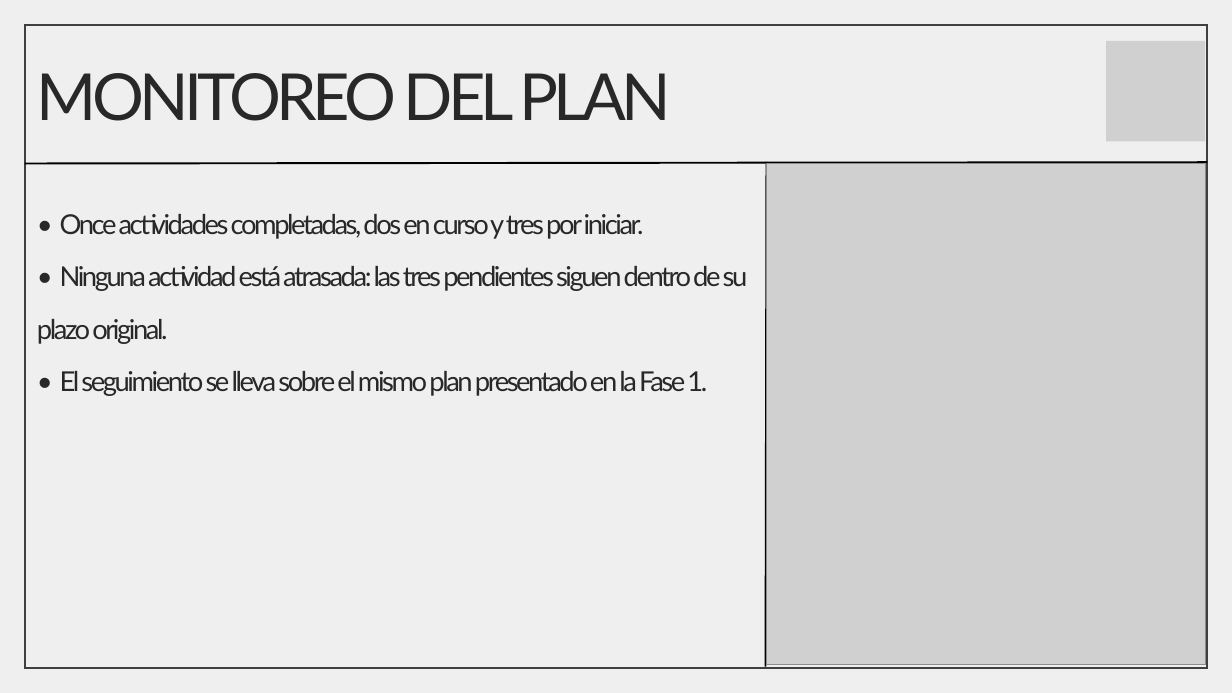
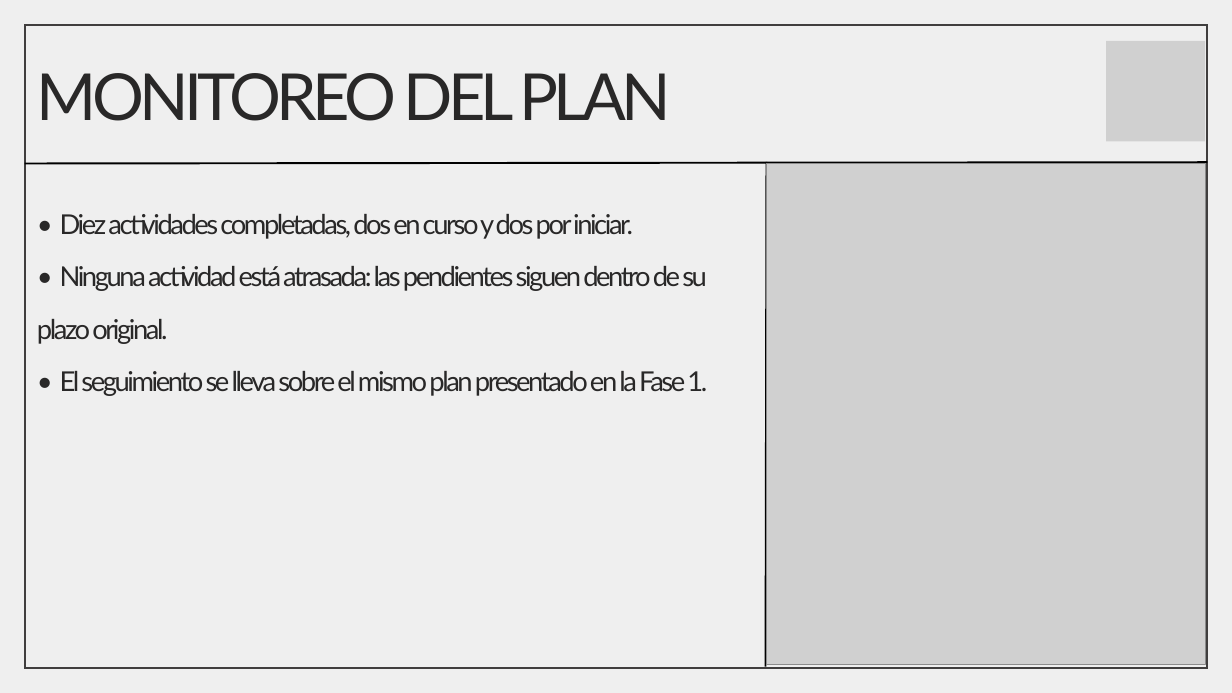
Before and after one commit to crponcedeleonduoc/automatizacion-tributaria, a slide deck: slide 9 of Fase 2/Evidencias Grupales/Presentacion Proyecto.pptx. Drawn at 1232x693 pixels with LibreOffice and Linux fonts; fonts in the diff are those of the drawing; grey boxes stand for pictures. Boxes give left, top, right and bottom in pixels: in the first picture for what was removed or moved away, otherwise in the second. Text is boxed around its words. In the diff, an @@ line names an element or a change of style, - is before the commit and + after.

Commit message:
Fase 2: diario de reflexion y correccion del conteo de actividades

```diff
--- a/Fase 2/Evidencias Grupales/Presentacion Proyecto.pptx
+++ b/Fase 2/Evidencias Grupales/Presentacion Proyecto.pptx
@@ text at bbox=[37, 214, 707, 344]: text changed @@
-• Once actividades completadas, dos en curso y tres por iniciar.
-• Ninguna actividad está atrasada: las tres pendientes siguen dentro de su plazo original.
+• Diez actividades completadas, dos en curso y dos por iniciar.
+• Ninguna actividad está atrasada: las pendientes siguen dentro de su plazo original.
```
Also in this commit, not shown: 1 other file.
